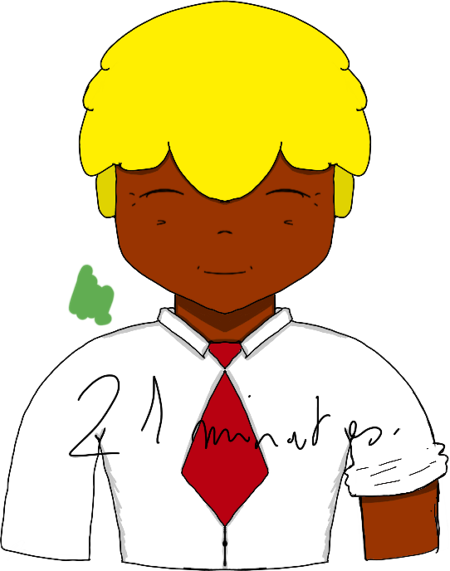
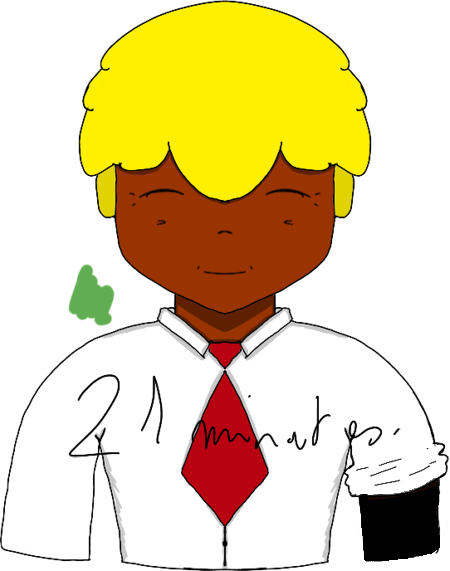
The second 450x571 image is a revision of the first. Changes to its layers:
painted on "NE" over (420, 478, 439, 487)
added layer "col" above "body" over (359, 478, 440, 562)
painted on "body" over (359, 478, 440, 562)
